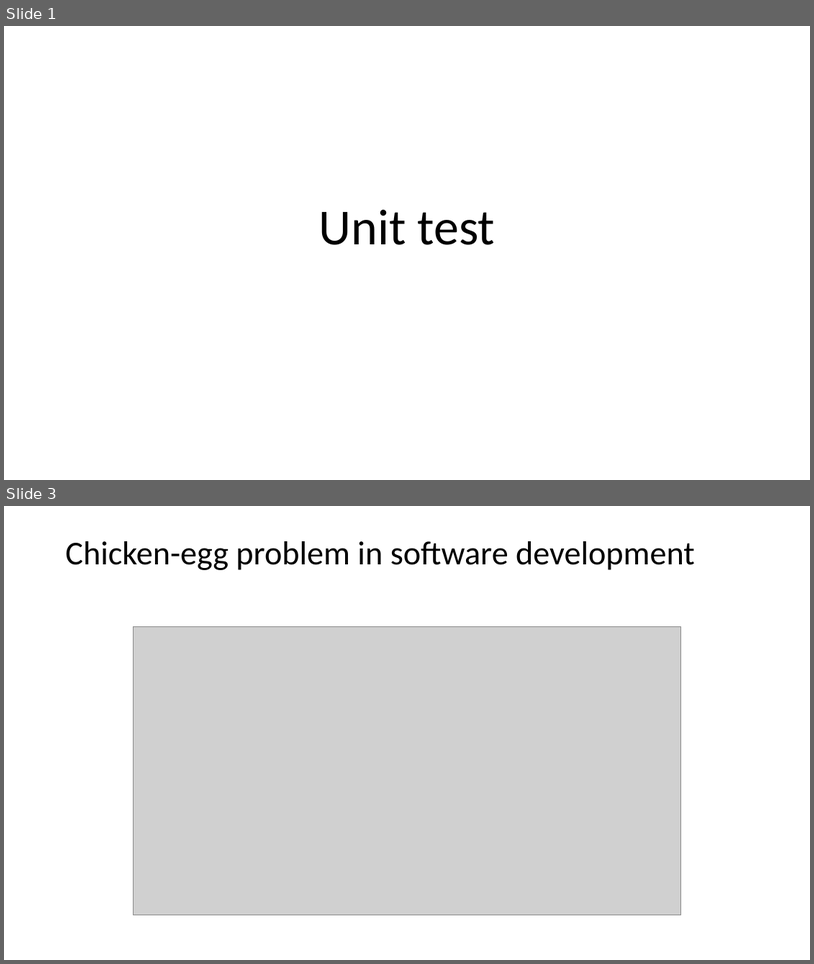
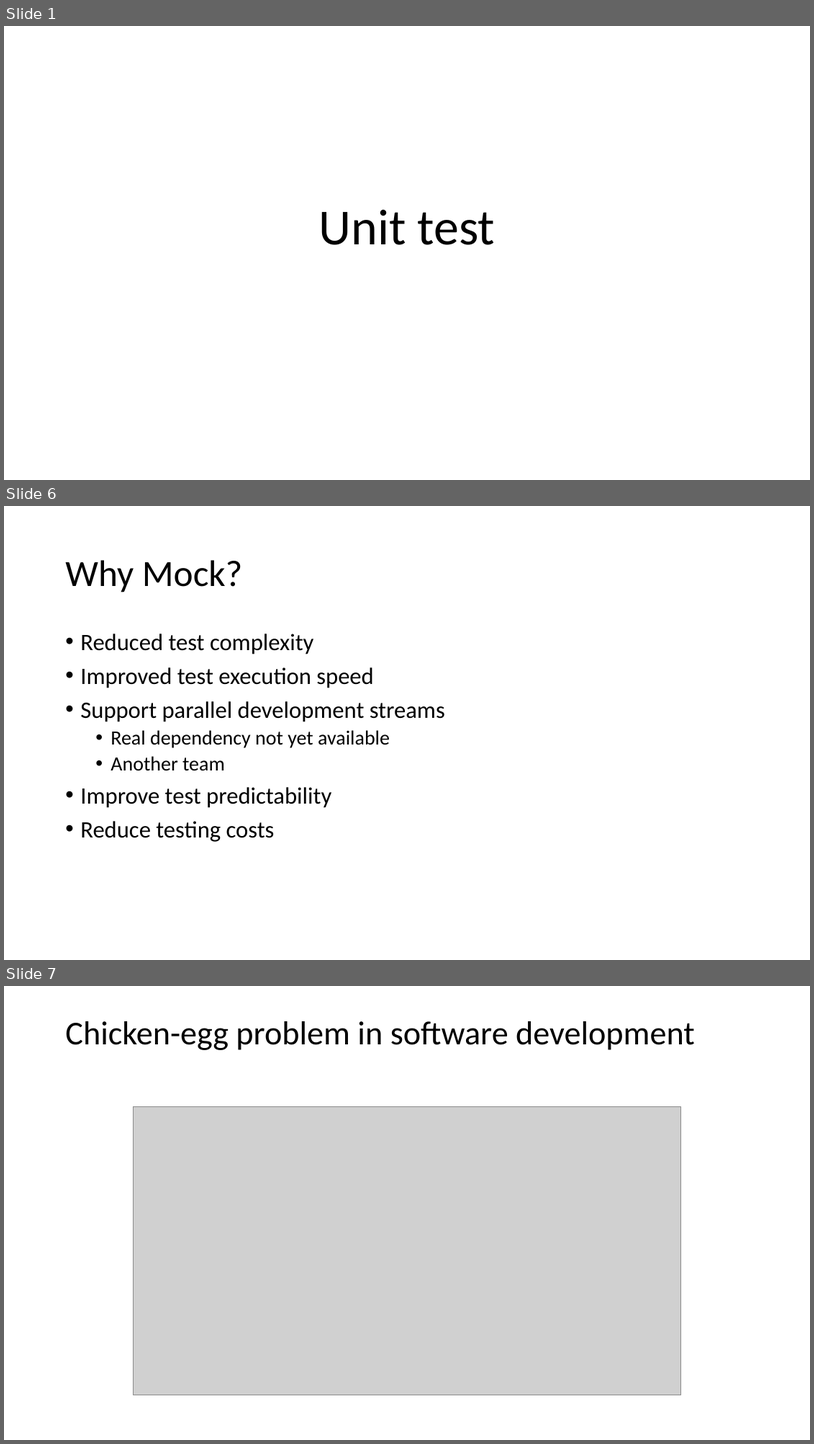
Before and after one commit to Amitpnk/Onion-architecture-ASP.NET-Core, a slide deck: PPT/Unit test.pptx. Shown one above the other, each under a label of ours: slides 1 and 3 before the commit, slides 1, 6 and 7 after it; the slides between them are not shown. The pictures are 814x964 and 814x1444 pixels, drawn with LibreOffice and Linux fonts; fonts in the diff are those of the drawing; grey boxes stand for pictures. Boxes give left, top, right and bottom in pixels: in the first picture for what was removed or moved away, otherwise in the second. Text is boxed around its words. In the diff, an @@ line names an element or a change of style, - is before the commit and + after.

```diff
--- a/PPT/Unit test.pptx
+++ b/PPT/Unit test.pptx
@@ slide 6 added at (x1=4, y1=506, x2=810, y2=960), background #FFFFFF @@
@@ title added at (x1=65, y1=560, x2=243, y2=592), 44 pt, text #000000 @@
+Why Mock?
@@ text added at (x1=80, y1=633, x2=445, y2=842), 28 pt, text #000000 @@
+• Reduced test complexity
+• Improved test execution speed
+• Support parallel development streams
+  • Real dependency not yet available
+  • Another team
+• Improve test predictability
+• Reduce testing costs
@@ what was slide 3 is now slide 7 @@
```
Also in this commit, not shown: 4 other slides added, 1 slide removed.
